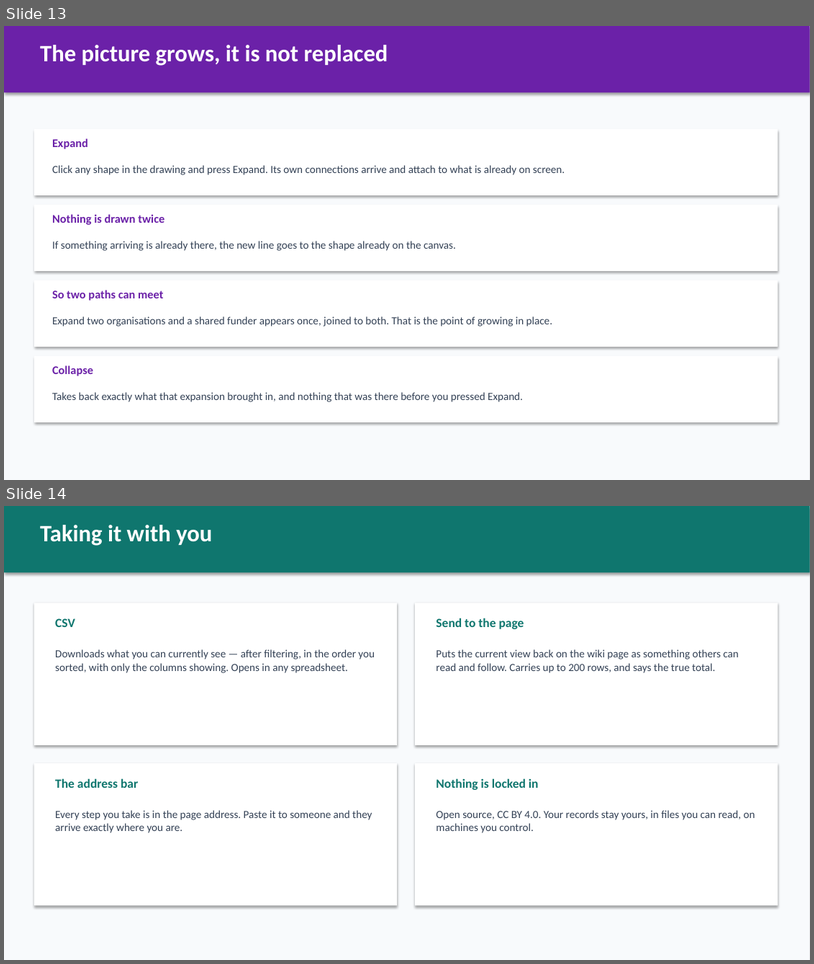
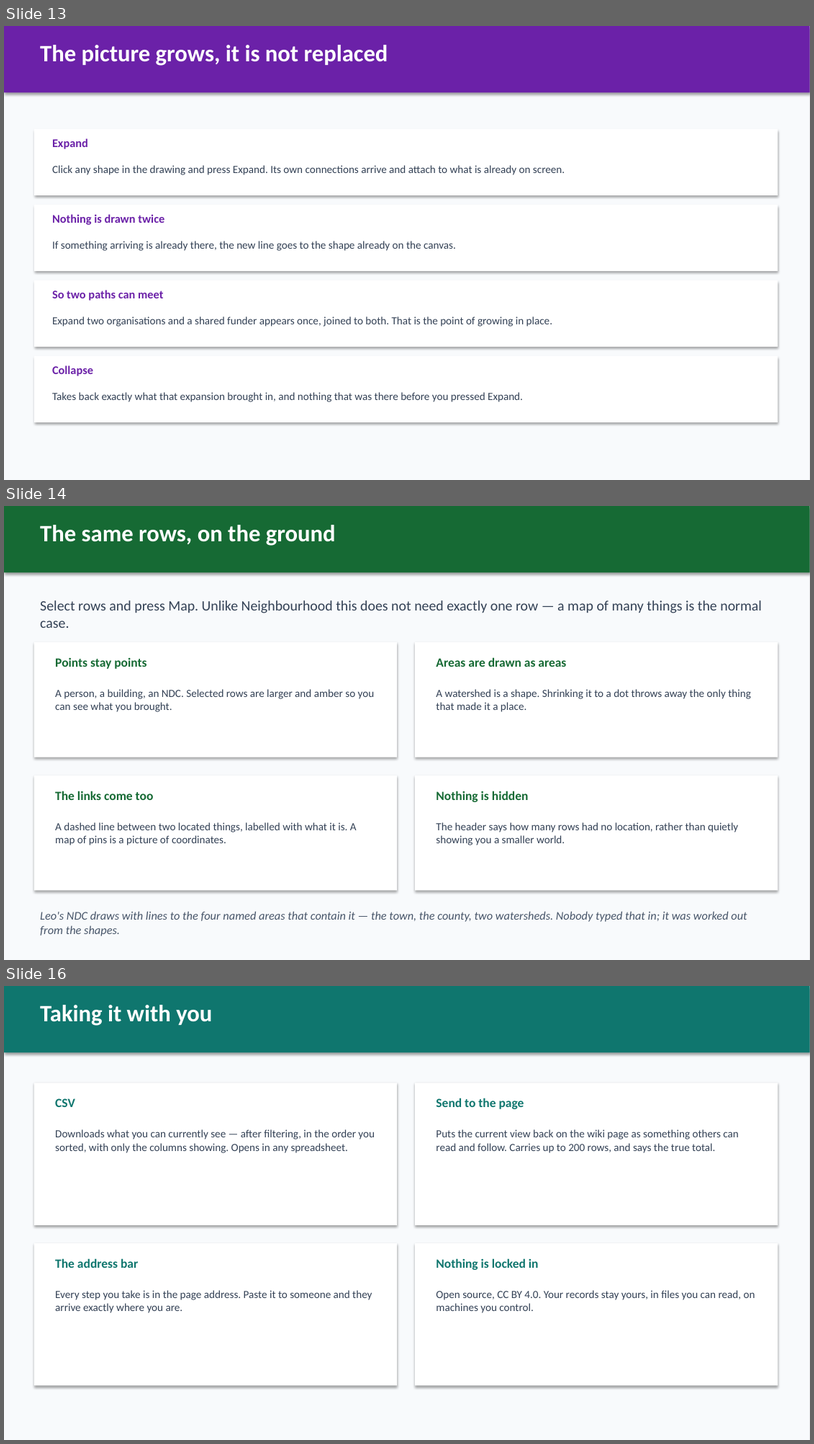
Before and after one commit to marpie1/rcn, a slide deck: tools/rcn-table-intro.pptx. Shown one above the other, each under a label of ours: slides 13 and 14 before the commit, slides 13, 14 and 16 after it; the slides between them are not shown. The pictures are 814x964 and 814x1444 pixels, drawn with LibreOffice and Linux fonts; fonts in the diff are those of the drawing. Boxes give left, top, right and bottom in pixels: in the first picture for what was removed or moved away, otherwise in the second. Text is boxed around its words. In the diff, an @@ line names an element or a change of style, - is before the commit and + after.

```diff
--- a/tools/rcn-table-intro.pptx
+++ b/tools/rcn-table-intro.pptx
@@ slide 14 added at <box>4,506,810,960</box>, background #FFFFFF @@
@@ rectangle added at <box>4,506,810,960</box>, fill #F8FAFC @@
@@ rectangle added at <box>4,506,810,572</box>, fill #166A34 @@
@@ text added at <box>40,525,336,546</box>, 28 pt, text #FFFFFF, bold @@
+The same rows, on the ground
@@ text added at <box>40,600,762,628</box>, 17 pt, text #334155 @@
+Select rows and press Map. Unlike Neighbourhood this does not need exactly one row — a map of many things is the normal case.
@@ rectangle added at <box>34,642,397,757</box>, fill #FFFFFF @@
@@ rectangle added at <box>415,642,778,757</box>, fill #FFFFFF @@
@@ text added at <box>55,657,147,669</box>, 15 pt, text #166A34, bold @@
+Points stay points
@@ text added at <box>436,657,566,667</box>, 15 pt, text #166A34, bold @@
+Areas are drawn as areas
@@ text added at <box>55,689,375,712</box>, 13 pt, text #334155 @@
+A person, a building, an NDC. Selected rows are larger and amber so you can see what you brought.
@@ text added at <box>436,689,751,712</box>, 13 pt, text #334155 @@
+A watershed is a shape. Shrinking it to a dot throws away the only thing that made it a place.
@@ rectangle added at <box>34,775,397,890</box>, fill #FFFFFF @@
@@ rectangle added at <box>415,775,778,890</box>, fill #FFFFFF @@
@@ text added at <box>55,790,154,800</box>, 15 pt, text #166A34, bold @@
+The links come too
@@ text added at <box>436,790,529,802</box>, 15 pt, text #166A34, bold @@
+Nothing is hidden
@@ text added at <box>55,822,357,845</box>, 13 pt, text #334155 @@
+A dashed line between two located things, labelled with what it is. A map of pins is a picture of coordinates.
@@ text added at <box>436,822,738,845</box>, 13 pt, text #334155 @@
+The header says how many rows had no location, rather than quietly showing you a smaller world.
@@ text added at <box>40,911,747,936</box>, 14 pt, text #475569, italic @@
+Leo's NDC draws with lines to the four named areas that contain it — the town, the county, two watersheds. Nobody typed that in; it was worked out from the shapes.
@@ what was slide 14 is now slide 16 @@
```
Also in this commit, not shown: 2 slides changed, 1 other slide added, 3 other files.
